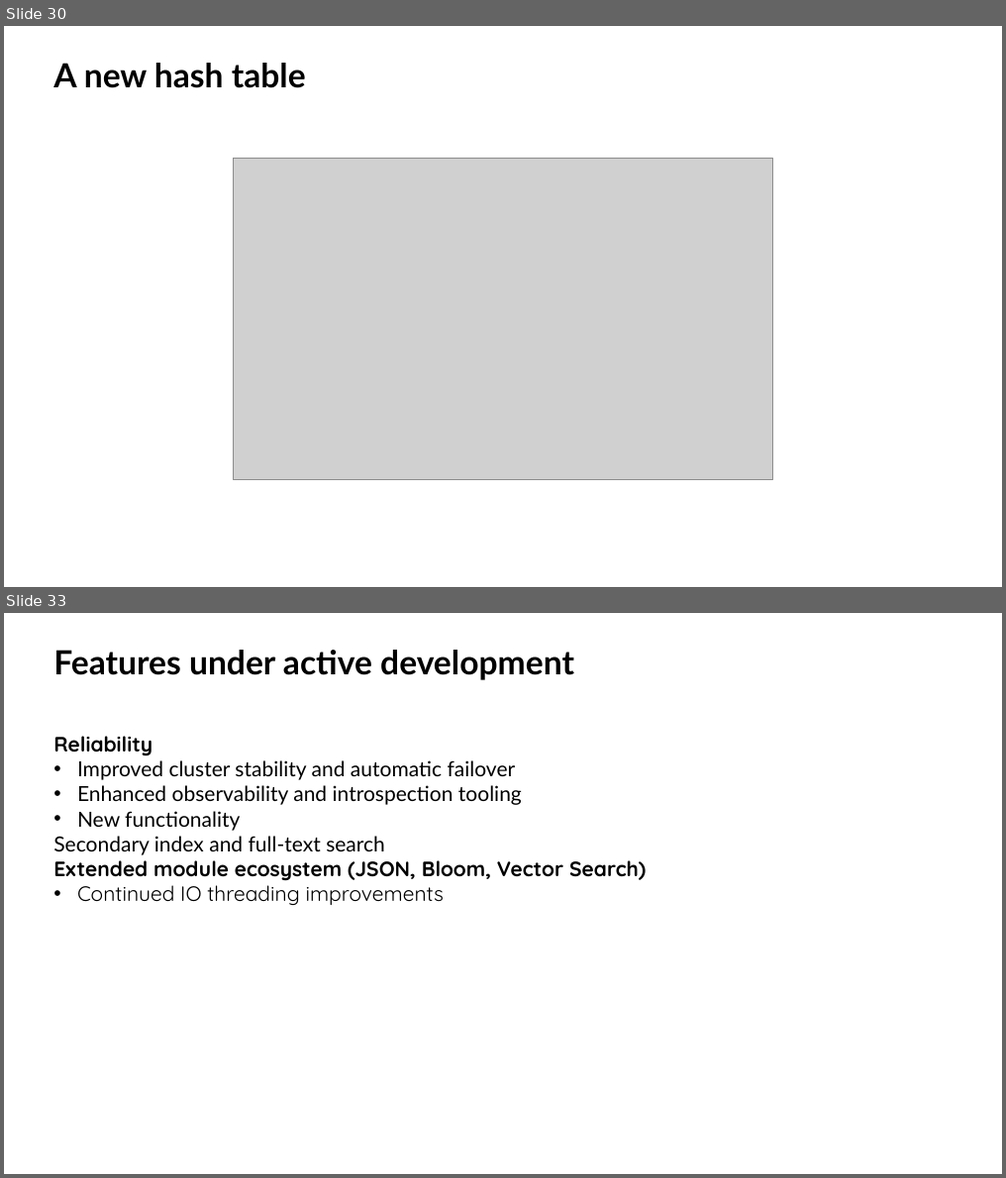
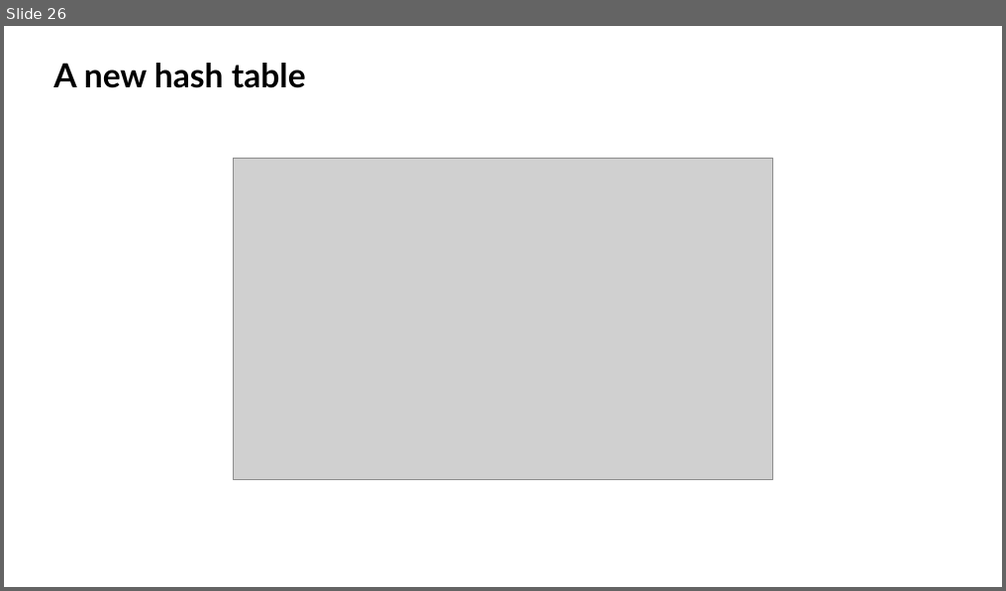
Before and after one commit to valkey-io/assets, a slide deck: slides/Valkey community deck.pptx. Shown one above the other, each under a label of ours: slides 30 and 33 before the commit, slide 26 after it; the slides between them are not shown. The pictures are 1006x1178 and 1006x591 pixels, drawn with LibreOffice and Linux fonts; fonts in the diff are those of the drawing; grey boxes stand for pictures; background and template pictures are left out. Boxes give left, top, right and bottom in pixels: in the first picture for what was removed or moved away, otherwise in the second. Text is boxed around its words. In the diff, an @@ line names an element or a change of style, - is before the commit and + after.

```diff
--- a/slides/Valkey community deck.pptx
+++ b/slides/Valkey community deck.pptx
@@ slide 33 removed at (4,613,1002,1174), background #FFFFFF @@
@@ title removed at (54,650,574,680) @@
-Features under active development
@@ text removed at (54,736,646,905) @@
-Reliability
-  • Improved cluster stability and automatic failover
-  • Enhanced observability and introspection tooling
-• New functionality
-  Secondary index and full-text search
-  Extended module ecosystem (JSON, Bloom, Vector Search)
-  • Continued IO threading improvements
@@ what was slide 30 is now slide 26 @@
```
Also in this commit, not shown: 6 slides changed, 6 slides added, 11 other slides removed, 1 other file.
